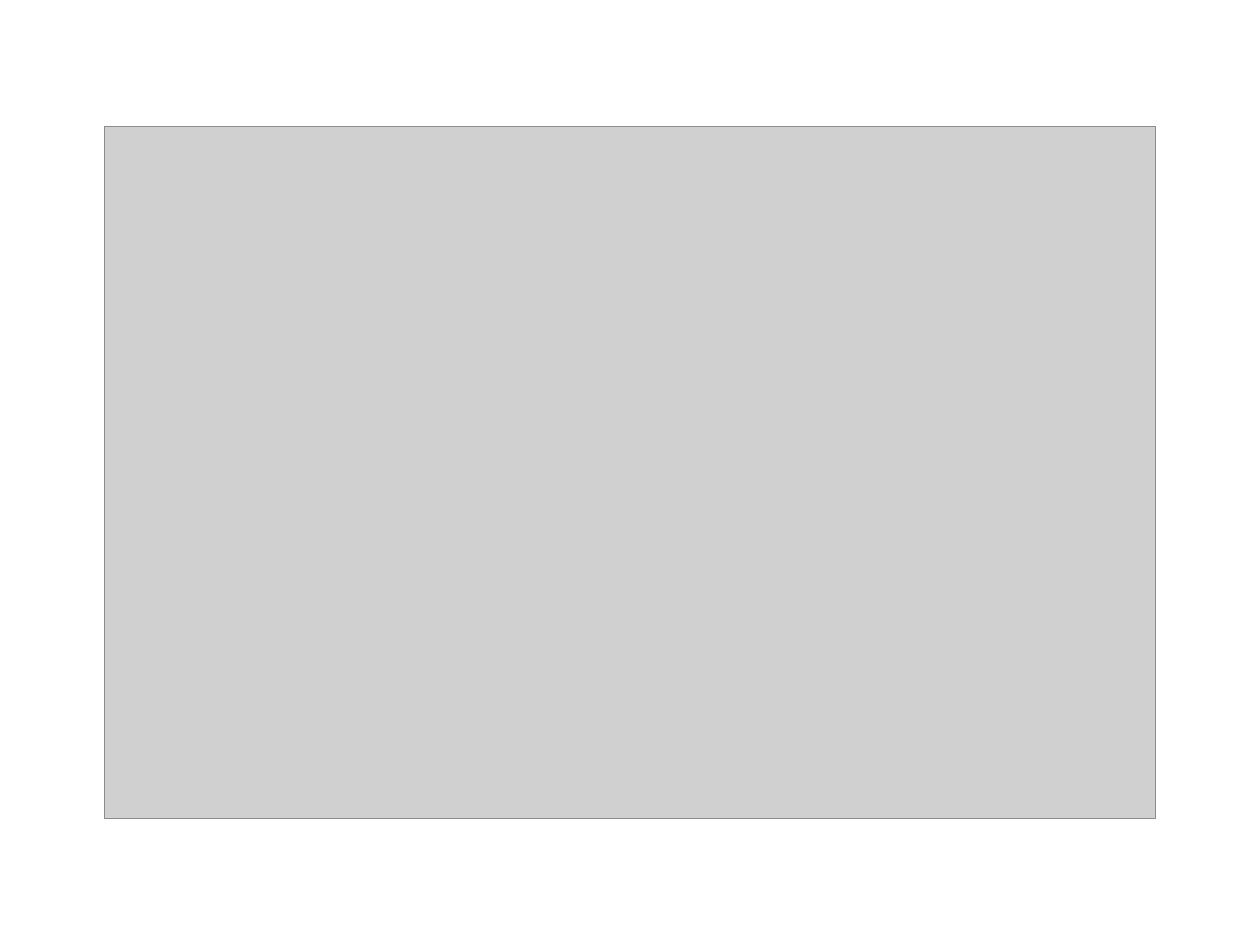
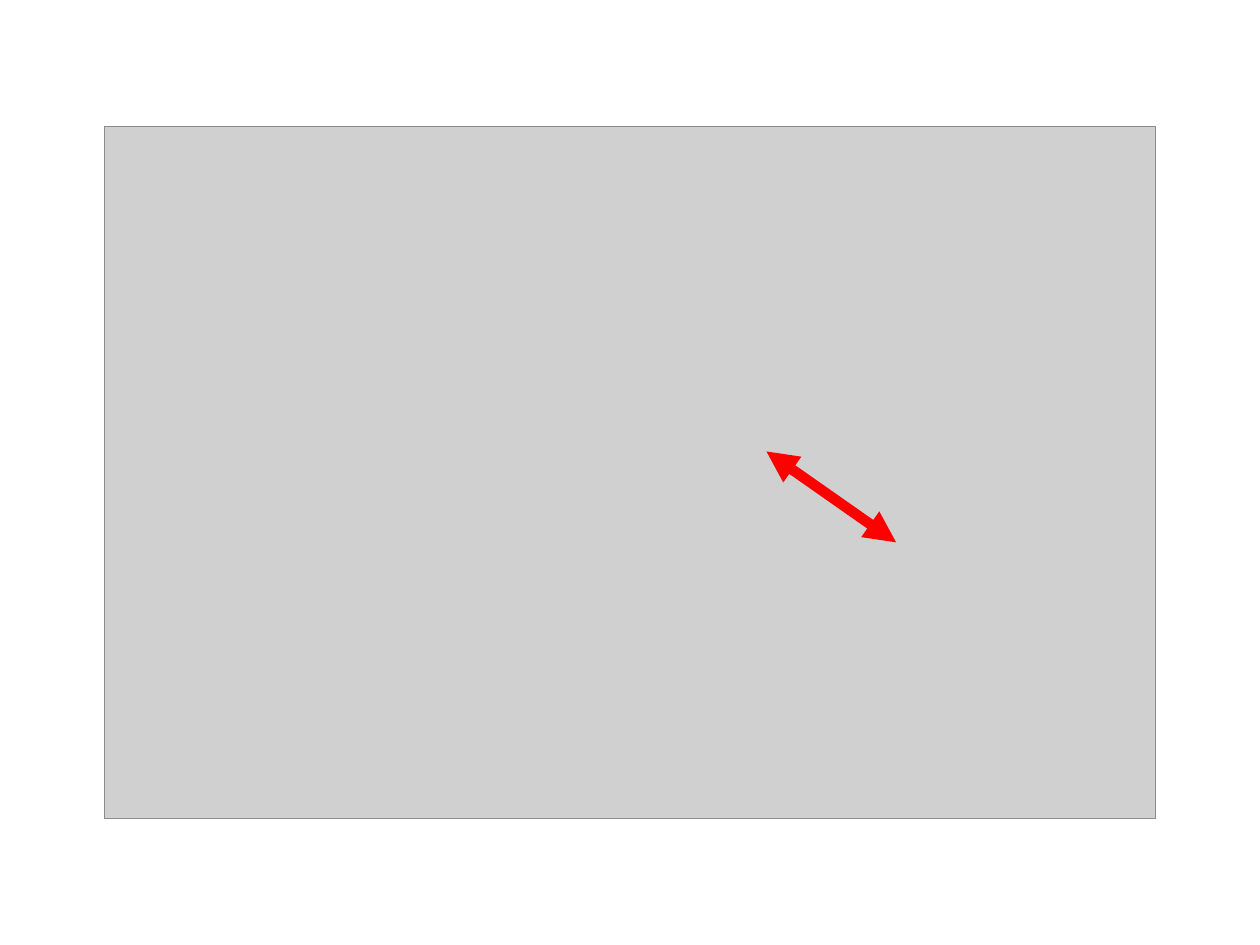
Before and after one commit to akantamn/EE5230-Project, a slide deck: slide 35 of Presentation/EE-Project-Presentation.pptx (slide 4 before the commit). Drawn at 1260x945 pixels with LibreOffice and Linux fonts; fonts in the diff are those of the drawing; grey boxes stand for pictures; background and template pictures are left out. Boxes give left, top, right and bottom in pixels: in the first picture for what was removed or moved away, otherwise in the second. Text is boxed around its words. In the diff, an @@ line names an element or a change of style, - is before the commit and + after.

```diff
--- a/Presentation/EE-Project-Presentation.pptx
+++ b/Presentation/EE-Project-Presentation.pptx
@@ double arrow added from (766, 451) to (896, 542), #FF0000 6 pt @@
```
Also in this commit, not shown: 5 other slides changed, 5 slides added, 5 slides removed.
